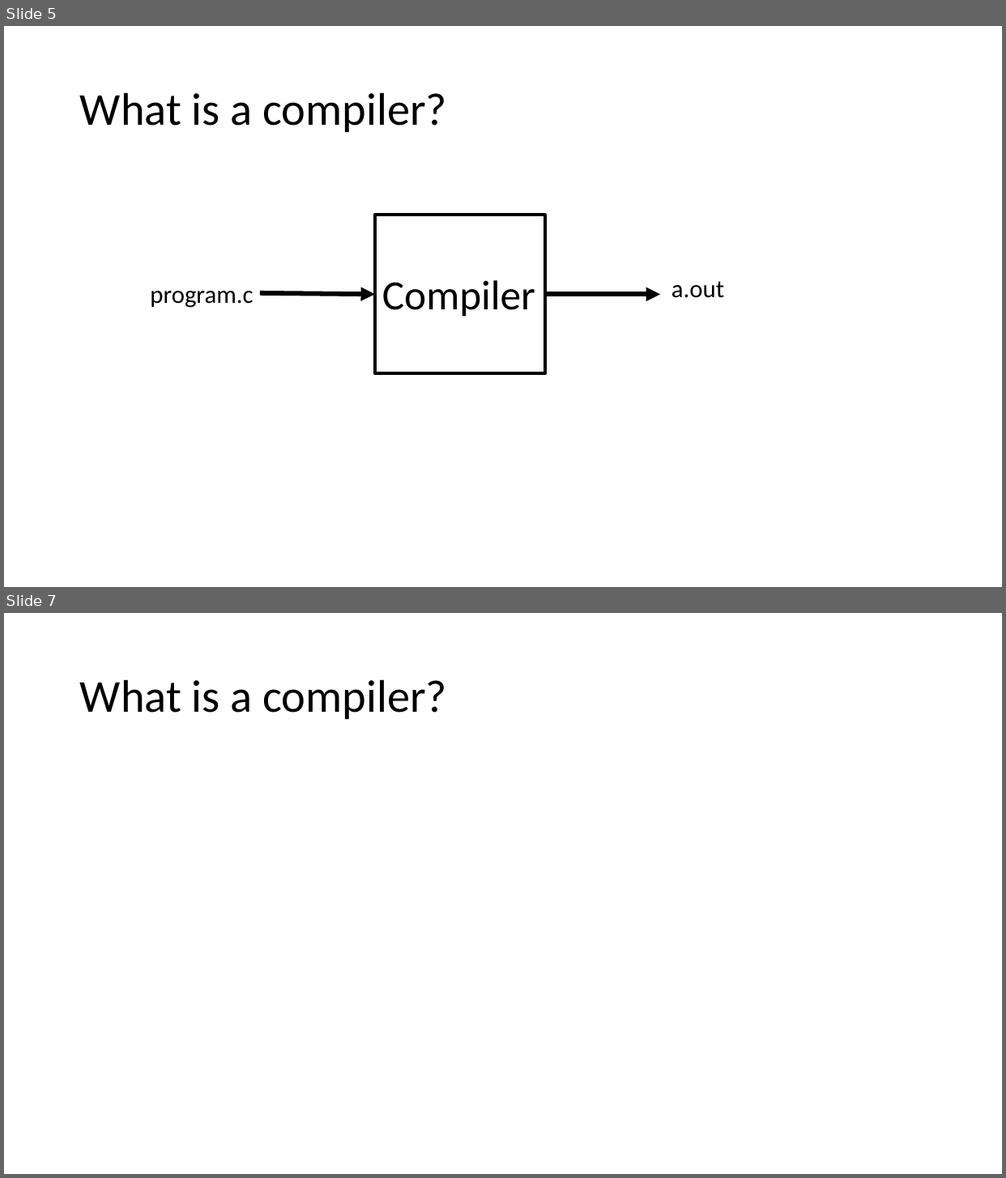
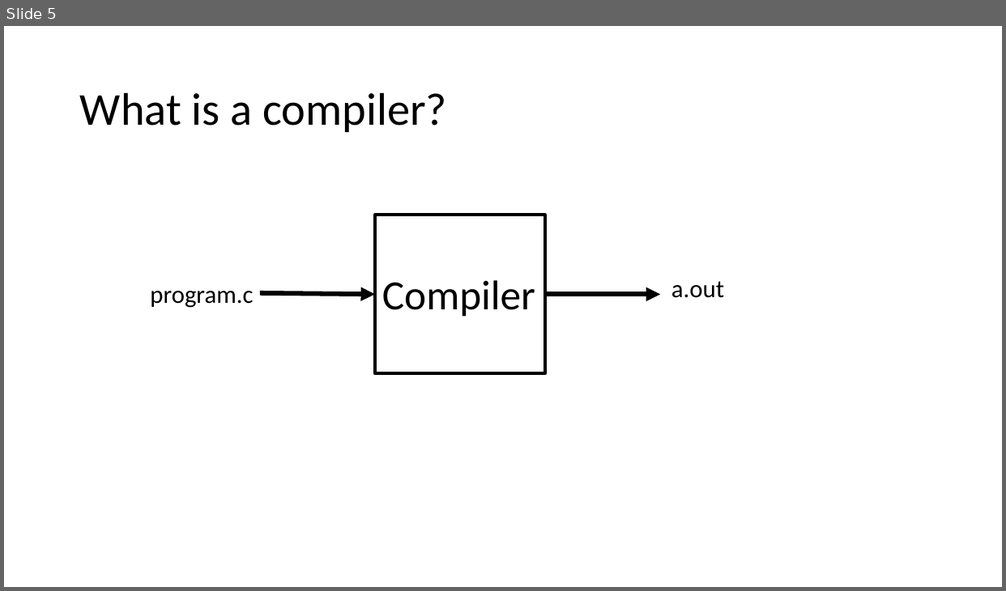
Before and after one commit to matthewbdwyer/matthewbdwyer.github.io, a slide deck: 6620/slides/Introduction.pptx. Shown one above the other, each under a label of ours: slides 5 and 7 before the commit, slide 5 after it; the slides between them are not shown. The pictures are 1006x1178 and 1006x591 pixels, drawn with LibreOffice and Linux fonts; fonts in the diff are those of the drawing. Boxes give left, top, right and bottom in pixels: in the first picture for what was removed or moved away, otherwise in the second. Text is boxed around its words. In the diff, an @@ line names an element or a change of style, - is before the commit and + after.

```diff
--- a/6620/slides/Introduction.pptx
+++ b/6620/slides/Introduction.pptx
@@ slide 7 removed at [4,613,1002,1174], background #FFFFFF @@
@@ title removed at [80,679,447,719] @@
-What is a compiler?
```
Also in this commit, not shown: 3 slides changed, 11 slides added, 1 other slide removed, 13 other files.
